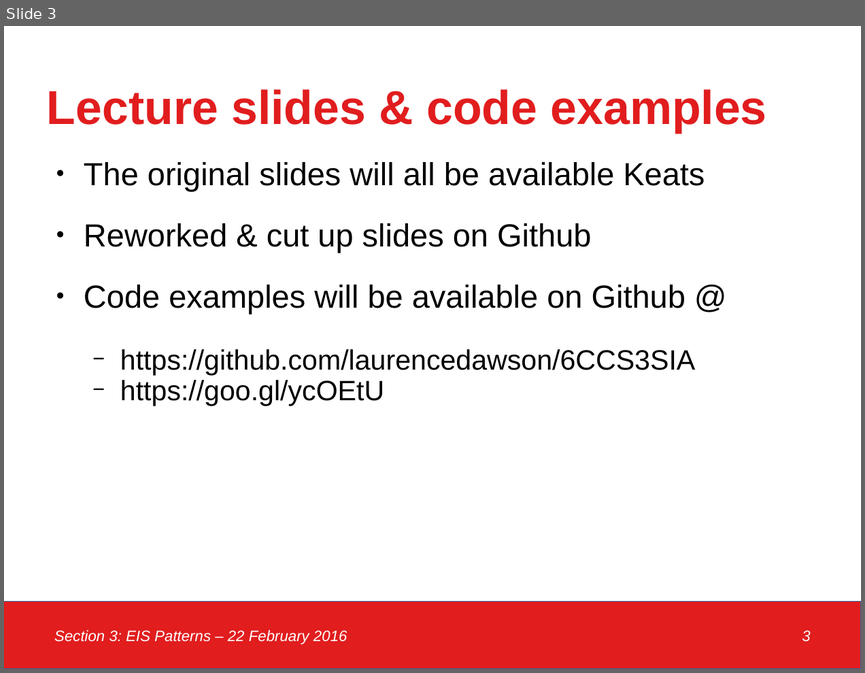
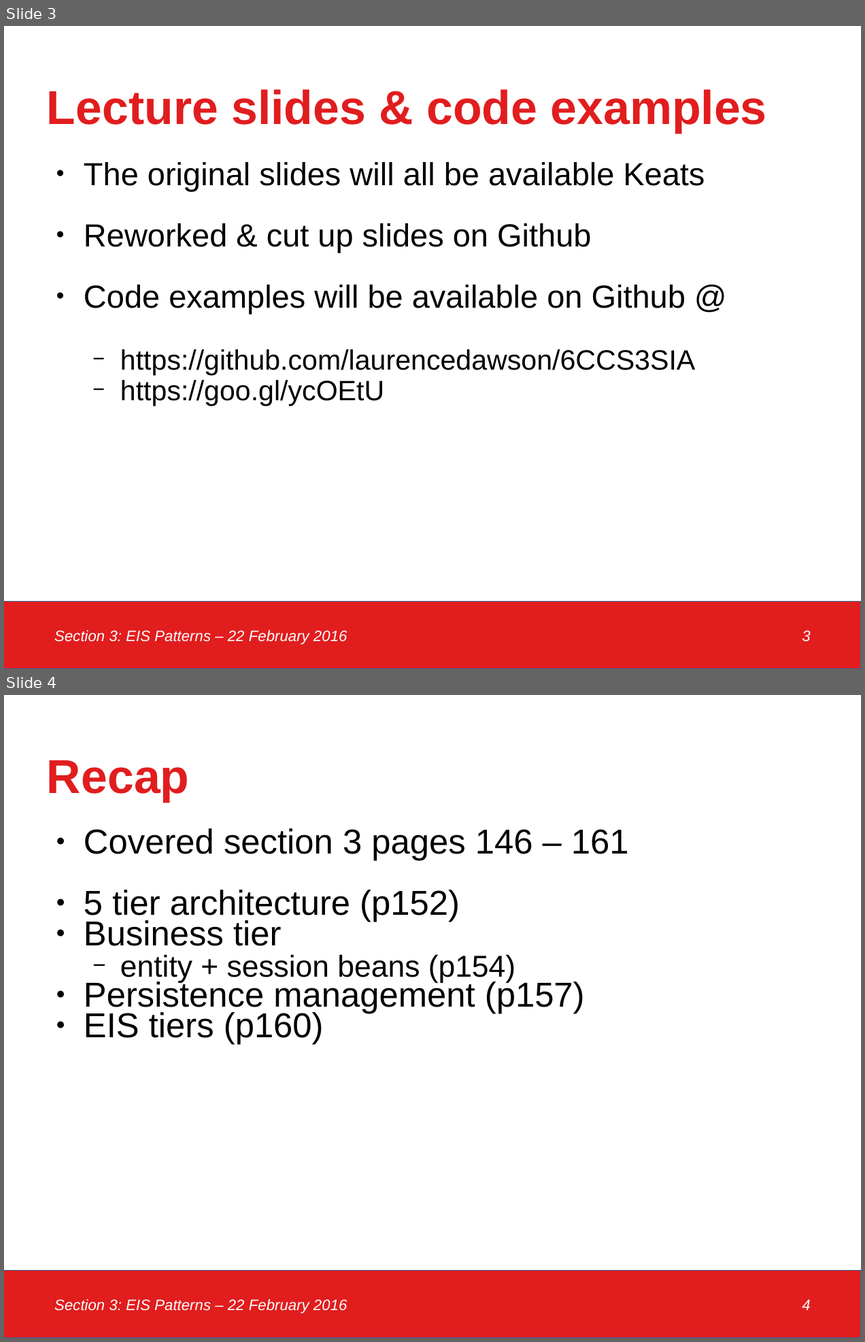
Before and after one commit to laurencedawson/6CCS3SIA, a slide deck: Lectures/Lecture 2/Lecture_2_Dawson.odp. Shown one above the other, each under a label of ours: slide 3 before the commit, slides 3 and 4 after it. The pictures are 865x673 and 865x1342 pixels, drawn with LibreOffice and Linux fonts; fonts in the diff are those of the drawing. Boxes give left, top, right and bottom in pixels: in the first picture for what was removed or moved away, otherwise in the second. Text is boxed around its words. In the diff, an @@ line names an element or a change of style, - is before the commit and + after.

```diff
--- a/Lectures/Lecture 2/Lecture_2_Dawson.odp
+++ b/Lectures/Lecture 2/Lecture_2_Dawson.odp
@@ slide 4 added at [4, 695, 861, 1338], background #FFFFFF; not listed: 3 template elements that a slide beside it also shows @@
@@ title added at [47, 760, 190, 802], 44 pt, text #E11D1E, bold @@
+Recap
@@ text added at [84, 828, 629, 1045], 32 pt, text #000000 @@
+● Covered section 3 pages 146 – 161
+● 5 tier architecture (p152)
+● Business tier
+  − entity + session beans (p154)
+● Persistence management (p157)
+● EIS tiers (p160)
```
Also in this commit, not shown: 1 slide changed, 1 other slide added, 15 other files.
